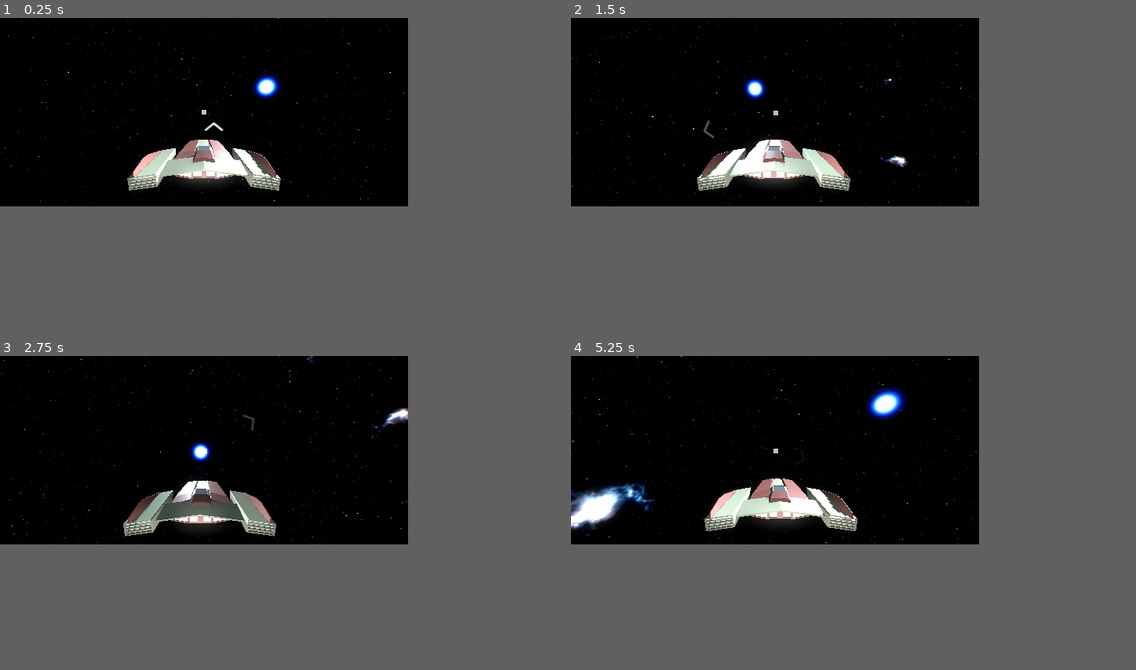
Above: before the commit, frames 1-4 (two rows, left to right).
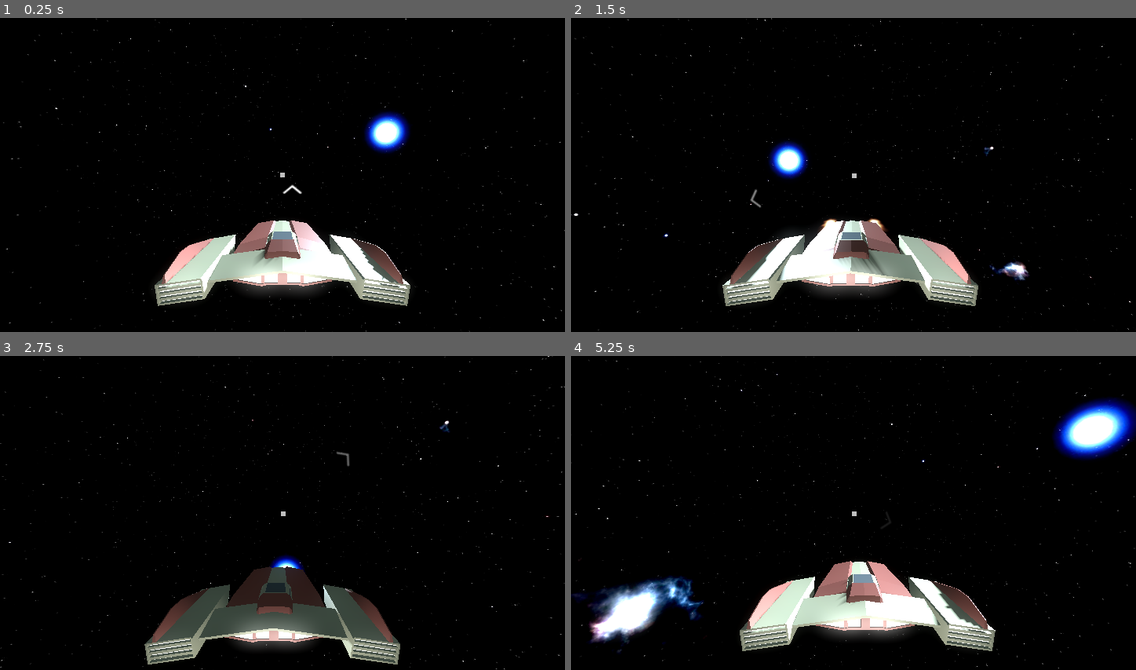
Above: after the commit, the same moments.

Repository: sacul2345/spaceshipGAME
Game: Godot game, scene res://scenes/game_area.tscn
Same seed, same stepped clock (60 frames per second), same inputs: the game is played once before the commit and once after it.
Inputs (mouse positions are in pixels of both pictures, inside the frame that each line leads up to):
- Up to frame 1 (0.25 s): no input
- Up to frame 2 (1.5 s): tap Enter at 0.5 s; move the mouse to (864, 102) at 0.52 s; hold E (roll_Right) 0.53-1.28 s; hold F (attack) 0.53-1.28 s; move the mouse to (695, 121) at 1.27 s; hold S (back) from 1.28 s (still down); tap F (attack) at 1.35 s
- Up to frame 3 (2.75 s): move the mouse to (242, 409) at 2.02 s; release S (back) at 2.03 s; hold E (roll_Right) from 2.03 s (still down); hold Shift (boost) from 2.03 s (still down); tap F (attack) at 2.3 s
- Up to frame 4 (5.25 s): move the mouse to (751, 487) at 2.77 s; release E (roll_Right) at 2.78 s; release Shift (boost) at 2.78 s; hold Space (up) 2.78-3.53 s; tap W (foward) at 2.85 s; tap F (attack) at 3.05, 4.35 s; move the mouse to (898, 478) at 3.52 s; hold F (attack) 3.53-4.28 s; hold Q (roll_Left) 3.53-5.03 s; move the mouse to (650, 421) at 4.27 s; move the mouse to (797, 450) at 5.02 s; hold S (back) from 5.03 s (still down); hold Shift (boost) from 5.03 s (still down)
In our replay, the window is 520x240 before the commit and 720x400 after it. These sizes can differ from the game's own. Grey fills any space a smaller window leaves; there, only what the larger window draws over its background counts as a difference.

The runs differ from the first frame. In frame 1, 12% of the frame differs, in the area x 0-100%, y 0-100%; in frame 2, 12%; in frame 3, 12%; in frame 4, 18%.

Commit message:
reworked weapon system

Diff:
--- a/project.godot
+++ b/project.godot
@@ -22,8 +22,8 @@
 
 [display]
 
-window/size/viewport_width=520
-window/size/viewport_height=240
+window/size/viewport_width=720
+window/size/viewport_height=400
 window/size/mode=2
 window/stretch/mode="viewport"
 window/vsync/vsync_mode=0
@@ -78,6 +78,7 @@
 attack={
 "deadzone": 0.5,
 "events": [Object(InputEventKey,"resource_local_to_scene":false,"resource_name":"","device":-1,"window_id":0,"alt_press …(192 unchanged characters)…
+, Object(InputEventMouseButton,"resource_local_to_scene":false,"resource_name":"","device":-1,"window_id":0,"alt_pressed":false,"shift_pressed":false,"ctrl_pressed":false,"meta_pressed":false,"button_mask":0,"position":Vector2(0, 0),"global_position":Vector2(0, 0),"factor":1.0,"button_index":1,"canceled":false,"pressed":false,"double_click":false,"script":null)
 ]
 }
 
--- a/scenes/Weapons.gd
+++ b/scenes/Weapons.gd
@@ -1,4 +1,11 @@
 extends Node3D
+
+@export var gunTimer : Timer
+
+var explosionInstance = preload("res://scenes/explosion.tscn")
+
+var weaponsFiring : bool
+var gunRPMTimer = .1
 
 var aimPos : Vector3
 
@@ -9,8 +16,11 @@
 
 var gun1Flash : Sprite3D
 var gun2Flash : Sprite3D
+
+
 func _on_view_ray_cast_tree_entered():
 	viewCast = $"../ThirdPersonCam/ViewRayCast"
+
 func _on_gun_1_tree_entered():
 	gun1 = $Gun1
 	gun1Flash = gun1.get_child(0)
@@ -18,25 +28,41 @@
 	gun2 = $Gun2
 	gun2Flash = gun2.get_child(0)
 
+
 func _physics_process(_delta):
-	moveFlash()
+	if(weaponsFiring):
+		fireWeapons()
 
 func _input(_event):
 	if(Input.is_action_pressed("attack")):
+		weaponsFiring = true
+	else:
+		weaponsFiring = false
+
+func fireWeapons():
+	await gunTimer.timeout
+	muzzleFlash()
+	hitScan()
+	gunTimer.start(gunRPMTimer)
+
+
+
+func muzzleFlash():
+	if(gun1Flash.visible == false):
 		gun1Flash.visible = true
 		gun2Flash.visible = true
-	else:
+		await get_tree().create_timer(.05).timeout
 		gun1Flash.visible = false
 		gun2Flash.visible = false
 
-
-func _on_view_ray_cast_has_target():
-	print(viewCast.get_collision_point())
-
-func moveFlash():
-	if(gun1Flash.offset.x < 10000):
-		gun1Flash.offset.x += 1500
-		gun2Flash.offset.x += 1500
-	else:
-		gun1Flash.offset.x = 0
-		gun2Flash.offset.x = 0
+func hitScan():
+	if(gun1.is_colliding()):
+		var explosion : Node3D = explosionInstance.instantiate()
+		get_tree().current_scene.add_child(explosion)
+		var explosionPos = gun1.get_collision_point()
+		explosion.position = explosionPos
+	if(gun2.is_colliding()):
+		var explosion : Node3D = explosionInstance.instantiate()
+		get_tree().current_scene.add_child(explosion)
+		var explosionPos = gun2.get_collision_point()
+		explosion.position = explosionPos
--- a/scenes/cpu_particles_3d.gd
+++ /dev/null
@@ -1,16 +0,0 @@
-extends CPUParticles3D
-
-@export var shipRigidBody : RigidBody3D
-@export var particleMultiplier : float
-
-var shipSpeed : float
-# Called when the node enters the scene tree for the first time.
-func _ready():
-	pass # Replace with function body.
-
-
-# Called every frame. 'delta' is the elapsed time since the previous frame.
-func _process(_delta):
-	shipSpeed = shipRigidBody.linear_velocity.length()
-	if(shipRigidBody != null):
-		pass
--- /dev/null
+++ b/scenes/explosio n.gd
@@ -0,0 +1 @@
+extends AnimatedSprite3D
--- /dev/null
+++ b/scenes/explosion.gd
@@ -0,0 +1,10 @@
+extends AnimatedSprite3D
+
+func _enter_tree():
+	play("default")
+	animation_looped.connect(_on_animation_finished)
+
+func _on_animation_finished() -> void:
+	stop()
+	frame = 4
+	queue_free()
--- /dev/null
+++ b/scenes/explosion.tscn
@@ -0,0 +1,40 @@
+[gd_scene load_steps=6 format=3 uid="uid://dnvqbxi5lannc"]
+
+[ext_resource type="Script" uid="uid://c47hg4x1hs8nc" path="res://scenes/explosion.gd" id="1_3el85"]
+[ext_resource type="Texture2D" uid="uid://ba2is8dm46ysh" path="res://textures/explosion1.png" id="1_j4sxf"]
+[ext_resource type="Texture2D" uid="uid://demfmj7bel51d" path="res://textures/explosion2.png" id="2_m5xho"]
+[ext_resource type="Texture2D" uid="uid://c1qp6621ypv7b" path="res://textures/explosion3.png" id="3_kmxf7"]
+
+[sub_resource type="SpriteFrames" id="SpriteFrames_l04k4"]
+animations = [{
+"frames": [{
+"duration": 0.2,
+"texture": ExtResource("2_m5xho")
+}, {
+"duration": 0.5,
+"texture": ExtResource("1_j4sxf")
+}, {
+"duration": 0.3,
+"texture": ExtResource("2_m5xho")
+}, {
+"duration": 0.1,
+"texture": ExtResource("3_kmxf7")
+}, {
+"duration": 1.0,
+"texture": null
+}],
+"loop": true,
+"name": &"default",
+"speed": 5.0
+}]
+
+[node name="Explosion" type="Node3D"]
+
+[node name="AnimatedSprite3D" type="AnimatedSprite3D" parent="."]
+billboard = 1
+sprite_frames = SubResource("SpriteFrames_l04k4")
+frame = 1
+frame_progress = 0.164591
+script = ExtResource("1_3el85")
+
+[connection signal="animation_finished" from="AnimatedSprite3D" to="AnimatedSprite3D" method="_on_animation_finished"]
--- a/scenes/ship.tscn
+++ b/scenes/ship.tscn
@@ -7,7 +7,6 @@
 [ext_resource type="Script" uid="uid://xdo2blghyipu" path="res://scenes/spaceDust.gd" id="4_anfqm"]
 [ext_resource type="Script" uid="uid://ctl0u3u0xe4v" path="res://scenes/Weapons.gd" id="6_o6kr3"]
 [ext_resource type="Texture2D" uid="uid://dpnxlmbtqty0c" path="res://textures/FOOTAGECRATE-MachingGunMuzzleFlashSide3-prev-full.png" id="7_1luoq"]
-[ext_resource type="Script" uid="uid://cekeurmapwx5l" path="res://scenes/cpu_particles_3d.gd" id="8_8qiel"]
 
 [sub_resource type="BoxShape3D" id="BoxShape3D_8wen1"]
 size = Vector3(5.66, 0.901, 6.976)
@@ -21,16 +20,6 @@
 section_length = 0.01
 cap_top = false
 cap_bottom = false
-
-[sub_resource type="StandardMaterial3D" id="StandardMaterial3D_d7djl"]
-emission_enabled = true
-emission = Color(0.880828, 1.55703e-05, 9.04858e-06, 1)
-emission_energy_multiplier = 12.0
-use_point_size = true
-point_size = 5.0
-
-[sub_resource type="PointMesh" id="PointMesh_3m36u"]
-material = SubResource("StandardMaterial3D_d7djl")
 
 [node name="Ship" type="Node3D"]
 
@@ -78,45 +67,39 @@
 shipRigidBody = NodePath("..")
 particleMultiplier = 5.0
 
-[node name="Weapons" type="Node3D" parent="shipBody"]
-transform = Transform3D(0.998439, -1.26921e-06, -0.00171829, -3.81076e-06, 0.998434, -0.00295178, 0.0017183, 0.0029518, 0.998441, 0, 0, 0)
+[node name="Weapons" type="Node3D" parent="shipBody" node_paths=PackedStringArray("gunTimer")]
 script = ExtResource("6_o6kr3")
+gunTimer = NodePath("gunTimer")
 
 [node name="Gun1" type="RayCast3D" parent="shipBody/Weapons"]
-transform = Transform3D(1.00156, -3.82268e-06, 0.00172365, -1.27316e-06, 1.00156, 0.002961, -0.00172366, -0.00296102, 1.00155, 1.23283, -0.00118915, -4.43305)
+transform = Transform3D(1.00156, -3.82268e-06, 0.00172365, -1.27316e-06, 1.00156, 0.002961, -0.00172366, -0.00296102, 1.00155, 1.25, 0, -4.6)
 target_position = Vector3(2.08165e-12, 2.08165e-12, -1000)
 debug_shape_custom_color = Color(0.780392, 0, 0, 1)
 
 [node name="Sprite3D" type="Sprite3D" parent="shipBody/Weapons/Gun1"]
 transform = Transform3D(-1.74846e-07, -2.43956e-13, 1, -1.81328e-09, 1, 2.43937e-13, -4, -4.53321e-10, -4.37114e-08, -0.00127041, -0.00447991, -0.0974956)
+visible = false
 gi_mode = 0
 pixel_size = 0.005
 axis = 1
 texture = ExtResource("7_1luoq")
 
 [node name="Gun2" type="RayCast3D" parent="shipBody/Weapons"]
-transform = Transform3D(1.00156, -3.82268e-06, 0.00172365, -1.27316e-06, 1.00156, 0.002961, -0.00172366, -0.00296102, 1.00155, -1.22976, -0.0029959, -4.62349)
+transform = Transform3D(1.00156, -3.82268e-06, 0.00172365, -1.27316e-06, 1.00156, 0.002961, -0.00172366, -0.00296102, 1.00155, -1.249, 0.002, -4.6)
 target_position = Vector3(2.08165e-12, 2.08165e-12, -1000)
 debug_shape_custom_color = Color(0.694118, 0, 0, 1)
 
 [node name="Sprite3D" type="Sprite3D" parent="shipBody/Weapons/Gun2"]
 transform = Transform3D(-1.74846e-07, 3.48787e-16, 1, 1.39515e-15, 1, -3.48787e-16, -4, 3.48787e-16, -4.37114e-08, 0, 0, 0)
+visible = false
 gi_mode = 0
 pixel_size = 0.005
 axis = 1
 texture = ExtResource("7_1luoq")
 
-[node name="CPUParticles3D" type="CPUParticles3D" parent="shipBody" node_paths=PackedStringArray("shipRigidBody")]
-transform = Transform3D(2.65852, -2.22249e-07, -0.00171829, -1.01468e-05, 0.174834, -0.00295178, 0.00457526, 0.000516886, 0.998441, 0.0129089, 0.0770489, 1.904)
-emitting = false
-amount = 500
-lifetime = 0.12
-mesh = SubResource("PointMesh_3m36u")
-emission_shape = 3
-emission_box_extents = Vector3(1, 1, 1)
-gravity = Vector3(0, 0, 0)
-script = ExtResource("8_8qiel")
-shipRigidBody = NodePath("..")
+[node name="gunTimer" type="Timer" parent="shipBody/Weapons"]
+process_callback = 0
+autostart = true
 
 [connection signal="hasTarget" from="shipBody/ThirdPersonCam/ViewRayCast" to="shipBody/Weapons" method="_on_view_ray_cast_has_target"]
 [connection signal="tree_entered" from="shipBody/ThirdPersonCam/ViewRayCast" to="shipBody/Weapons" method="_on_view_ray_cast_tree_entered"]
--- a/scenes/spaceDust.gd
+++ b/scenes/spaceDust.gd
@@ -13,7 +13,7 @@
 func _process(_delta):
 	shipSpeed = shipRigidBody.linear_velocity.length()
 	if(shipRigidBody != null):
-		if(shipSpeed > 40):
+		if(shipSpeed > 50):
 			emitting = true
 			#amount = shipSpeed * particleMultiplier
 			#print(shipSpeed * particleMultiplier)
--- a/scripts/dynamicCamera.gd
+++ b/scripts/dynamicCamera.gd
@@ -16,7 +16,7 @@
 	rigidBody = get_parent()
 
 func _physics_process(_delta) -> void:
-	print(relativeVelocity)
+	#print(relativeVelocity)
 	if(rigidBody):
 		cameraBasis = global_transform.basis
 		globalVelocity = rigidBody.angular_velocity
Not shown, changed: export_presets.cfg
Not shown, removed: scenes/cpu_particles_3d.gd.uid
Not shown, added: scenes/explosio n.gd.uid
Not shown, added: scenes/explosion.gd.uid
Not shown: 1 places in scenes/ship.tscn that only renumber resources
Binary file added: textures/explosion1.png
Not shown, added: textures/explosion1.png.import
Binary file added: textures/explosion2.png
Not shown, added: textures/explosion2.png.import
Binary file added: textures/explosion3.png
Not shown, added: textures/explosion3.png.import
